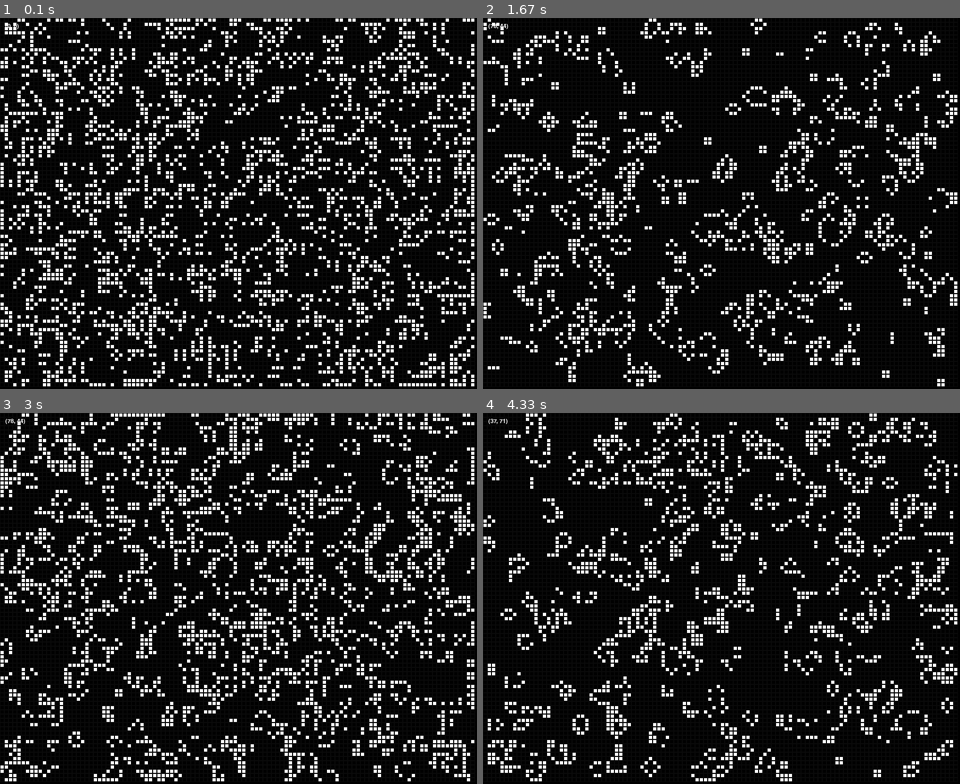
Above: before the commit, frames 1-4 (two rows, left to right).
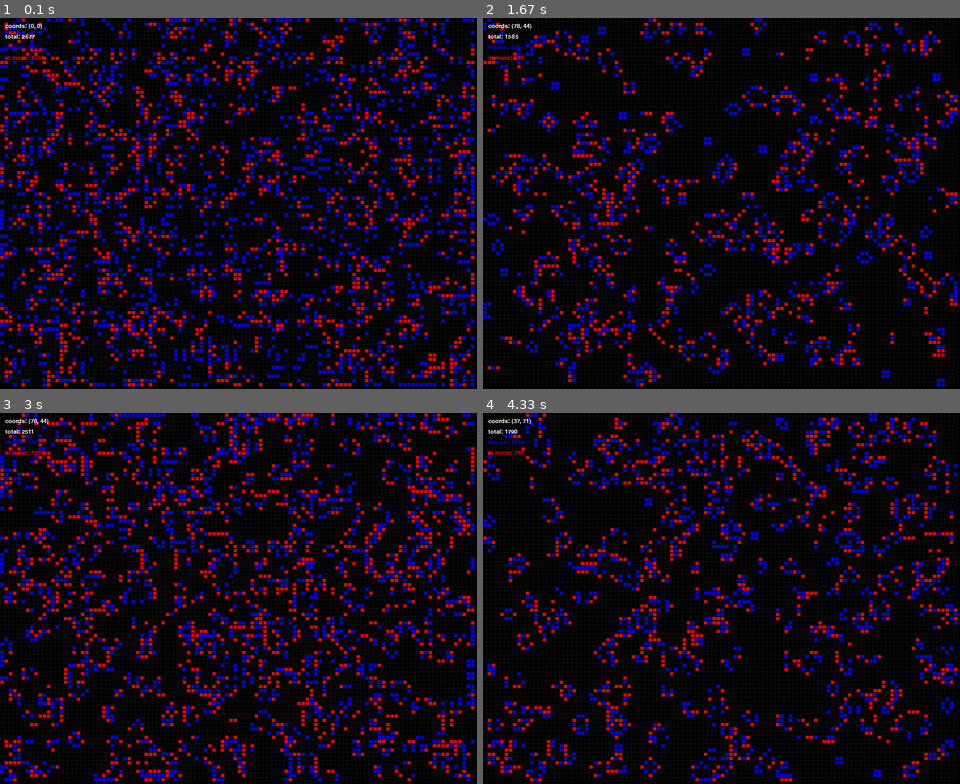
Above: after the commit, the same moments.

Repository: onesch/pygame-GameOfLife
Game: pygame game, started from main.py
Same seed, same stepped clock (60 frames per second), same inputs: the game is played once before the commit and once after it.
Inputs (mouse positions are in pixels of both pictures, inside the frame that each line leads up to):
- Up to frame 1 (0.1 s): no input
- Up to frame 2 (1.67 s): tap 1 at 0.33 s; tap 2 at 0.67 s; press the mouse at (554, 21) at 1.1 s; move the mouse to (683, 114) at 1.2 s; move the mouse to (816, 207) at 1.3 s; release the mouse at (816, 207) at 1.33 s; tap Space at 1.47 s
- Up to frame 3 (3 s): tap Space at 1.87 s; tap C at 2.27 s; hold R from 2.67 s (still down)
- Up to frame 4 (4.33 s): release R at 3.13 s; press the mouse at (521, 416) at 3.2 s; move the mouse to (697, 550) at 3.3 s; release the mouse at (869, 687) at 3.43 s; press the mouse at (492, 416) at 3.6 s; move the mouse to (692, 468) at 3.7 s; release the mouse at (888, 524) at 3.83 s; move the mouse to (649, 416) at 3.97 s; press the mouse at (649, 416) at 4 s; move the mouse to (645, 565) at 4.1 s; release the mouse at (640, 717) at 4.23 s

The runs differ from the first frame. In frame 1, 15% of the frame differs, in the area x 0-100%, y 0-100%; in frame 2, 9.2%; in frame 3, 15%; in frame 4, 10%.

Commit message:
added - core file, patterns folder which stores the cell type, classes folder. improved files using flake8 and black-admin, cell, game.

Diff:
--- a/cell.py
+++ /dev/null
@@ -1,36 +0,0 @@
-import pygame
-
-
-class Cell:
-    def __init__(self, x, y, size):
-        self.x = x
-        self.y = y
-        self.size = size
-        self.is_alive = False
-        self.hovered = False  # Флаг для отслеживания наведения мыши на клетку
-
-    def draw(self, surface):
-        color = (
-            (0, 255, 0)
-            if self.hovered
-            else (255, 255, 255) if self.is_alive else (0, 0, 0)
-        )
-        pygame.draw.rect(
-            surface,
-            color,
-            (self.x * self.size, self.y * self.size, self.size, self.size),
-        )
-        pygame.draw.rect(
-            surface,
-            (10, 10, 10),
-            (self.x * self.size, self.y * self.size, self.size, self.size),
-            1,
-        )
-
-    def check_hover(self, pos):
-        # Проверка, находится ли позиция мыши над клеткой
-        x, y = pos
-        cell_rect = pygame.Rect(
-            self.x * self.size, self.y * self.size, self.size, self.size
-        )
-        self.hovered = cell_rect.collidepoint(x, y)
--- a/admin.py
+++ b/classes/admin.py
@@ -3,17 +3,16 @@
 
 
 class Admin:
-    def __init__(
-        self, game, game_time
-    ):  # Принимаем объект игры и значение GAME_TIME в качестве параметров
-        self.game = game  # Сохраняем объект игры для дальнейшего использования
+    # Принимаем объект игры и значение GAME_TIME в качестве параметров
+    def __init__(self, game, game_time):
+        # Сохраняем объект игры для дальнейшего использования
+        self.game = game
         self.game_paused = False
         self.last_space_press_time = 0
         self.build_mode = False
         self.current_cube_size = 2
-        self.game_time = (
-            game_time  # Сохраняем значение GAME_TIME для дальнейшего использования
-        )
+        # Сохраняем значение GAME_TIME для дальнейшего использования
+        self.game_time = game_time
 
     def controls(self):
         keys = pygame.key.get_pressed()
@@ -28,33 +27,36 @@
 
         elif keys[pygame.K_SPACE]:
             if self.check_delay():
-                if self.game_paused == False:
+                if not self.game_paused:
                     self.game_paused = True
                     print(f"[space] game: paused | game_paused: {self.game_paused}")
-                elif self.game_paused == True:
+
+                elif self.game_paused:
                     self.game_paused = False
                     print(f"[space] game: resume | game_paused: {self.game_paused}")
 
         elif keys[pygame.K_r]:
             if self.check_delay():
                 self.game.randomize_cells()
-                print(f"[r] game: random cells | game.randomize_cells()")
+                print("[r] game: random cells | game.randomize_cells()")
 
         elif keys[pygame.K_c]:
             if self.check_delay():
                 for row in self.game.grid:
                     for cell in row:
                         cell.is_alive = False
-                print(f"[с] game: clear all cells | cell.is_alive: False")
+                print("[с] game: clear all cells | cell.is_alive: False")
 
         elif keys[pygame.K_1]:
             x, y = self.game.mouse_coords
-            self.game.block2x2(x // self.game.cell_size, y // self.game.cell_size)
+            self.game.block2x2(x // self.game.cell_size,
+                               y // self.game.cell_size)
 
         elif keys[pygame.K_2]:
             if self.check_delay():
                 x, y = self.game.mouse_coords
-                self.game.planer(x // self.game.cell_size, y // self.game.cell_size)
+                self.game.planer(x // self.game.cell_size,
+                                 y // self.game.cell_size)
 
         elif keys[pygame.K_3]:
             if self.check_delay():
--- /dev/null
+++ b/classes/cell.py
@@ -0,0 +1,36 @@
+import pygame
+
+
+class Cell:
+    def __init__(self, x, y, size):
+        self.x = x
+        self.y = y
+        self.size = size
+        self.is_alive = False
+        self.hovered = False
+        self.color = (255, 255, 255)
+
+    def draw(self, surface):
+        color = (self.color if self.is_alive else (0, 0, 0))
+
+        if self.hovered:
+            color = (255, 255, 0)
+
+        pygame.draw.rect(
+            surface,
+            color,
+            (self.x * self.size, self.y * self.size, self.size, self.size),
+        )
+        pygame.draw.rect(
+            surface,
+            (10, 10, 10),
+            (self.x * self.size, self.y * self.size, self.size, self.size),
+            1,
+        )
+
+    def check_hover(self, pos):
+        mx, my = pos
+        if self.x * self.size <= mx < (self.x + 1) * self.size and self.y * self.size <= my < (self.y + 1) * self.size:
+            self.hovered = True
+        else:
+            self.hovered = False
--- a/game.py
+++ b/classes/game.py
@@ -1,6 +1,9 @@
-from cell import Cell
 import pygame
 import random
+from classes.cell import Cell
+from patterns.block2x2 import block2x2_pattern
+from patterns.planer import planer_pattern
+from patterns.z_to_planers import z_to_planers_pattern
 
 
 class GameOfLife:
@@ -9,47 +12,28 @@
         self.height = height
         self.cell_size = cell_size
         self.grid = [
-            [Cell(x, y, cell_size) for x in range(width)] for y in range(height)
+            [Cell(x, y, cell_size)
+             for x in range(width)] for y in range(height)
+        ]
+        self.previous_states = [
+            [False for x in range(width)] for y in range(height)
         ]
         self.mouse_coords = (0, 0)
 
     def block2x2(self, x, y):
-        pattern = [
-            (0, 0),
-            (1, 0),
-            (0, 1),
-            (1, 1),
-        ]
-
-        for dx, dy in pattern:
+        for dx, dy in block2x2_pattern:
             new_x, new_y = x + dx, y + dy
             if 0 <= new_x < self.width and 0 <= new_y < self.height:
                 self.grid[new_y][new_x].is_alive = True
 
     def planer(self, x, y):
-        pattern = [
-            (0, 0),
-            (2, 0),
-            (1, 1),
-            (2, 1),
-            (1, 2),
-        ]
-
-        for dx, dy in pattern:
+        for dx, dy in planer_pattern:
             new_x, new_y = x + dx, y + dy
             if 0 <= new_x < self.width and 0 <= new_y < self.height:
                 self.grid[new_y][new_x].is_alive = True
 
     def z_to_planers(self, x, y):
-        pattern = [
-        (0, 0), (1, 0), (2, 0), (3, 0), (4, 0),
-                                (3, 1),
-                        (2, 2),
-                (1, 3),
-        (0, 4), (1, 4), (2, 4), (3, 4), (4, 4),
-        ]
-
-        for dx, dy in pattern:
+        for dx, dy in z_to_planers_pattern:
             new_x, new_y = x + dx, y + dy
             if 0 <= new_x < self.width and 0 <= new_y < self.height:
                 self.grid[new_y][new_x].is_alive = True
@@ -68,7 +52,12 @@
         for y, row in enumerate(self.grid):
             for x, cell in enumerate(row):
                 neighbors = self.count_neighbors(x, y)
-                new_grid[y][x].is_alive = self.apply_rules(cell.is_alive, neighbors)
+                new_grid[y][x].is_alive = self.apply_rules(
+                    cell.is_alive, neighbors)
+
+        self.previous_states = [
+            [cell.is_alive for cell in row] for row in self.grid
+        ]
 
         self.grid = new_grid
 
@@ -88,7 +77,7 @@
         return neighbors
 
     def apply_rules(self, current_state, neighbors):
-        if current_state == 1 and (neighbors < 2 or neighbors > 3):
+        if current_state == 1 and neighbors < 2 or neighbors > 3:
             return 0  # Условие для "живой" клетки
         elif current_state == 0 and neighbors == 3:
             return 1  # Условие для "мертвой" клетки, у которой ровно 3 соседа
@@ -99,11 +88,15 @@
         surface.fill((0, 0, 0))
         for y, row in enumerate(self.grid):
             for x, cell in enumerate(row):
+                if cell.is_alive:
+                    if cell.is_alive == self.previous_states[y][x]:
+                        cell.color = (0, 0, 255)  # Синий для застывших клеток
+                    else:
+                        cell.color = (255, 0, 0)  # Красный для клеток в движении
                 cell.draw(surface)
 
-        self.draw_cell_coordinates(
-            surface, self.mouse_coords
-        )  # Отрисовываем координаты клеток в углу
+        self.draw_info(surface, self.mouse_coords)
+
         pygame.display.flip()
 
     def handle_mouse_motion(self, pos):
@@ -112,9 +105,41 @@
                 cell.check_hover(pos)
         self.mouse_coords = pos
 
-    def draw_cell_coordinates(self, surface, mouse_coords):
+    def draw_info(self, surface, mouse_coords):
         font = pygame.font.Font(None, 16)
-        x, y = mouse_coords  # Получаем координаты мыши
+        x, y = mouse_coords
         cell_coords = f"({x // self.cell_size}, {y // self.cell_size})"
-        text_surface = font.render(cell_coords, True, (255, 255, 255))
-        surface.blit(text_surface, (10, 10))  # x,y
+
+        total_cells = 0
+        static_cells = 0
+        dynamic_cells = 0
+
+        for y, row in enumerate(self.grid):
+            for x, cell in enumerate(row):
+                if cell.is_alive:
+                    total_cells += 1
+                    if cell.is_alive == self.previous_states[y][x]:
+                        static_cells += 1
+                    else:
+                        dynamic_cells += 1
+
+        info_text = (
+            f"coords: {cell_coords}\n"
+            f"total: {total_cells}\n"
+            f"frozen: {static_cells}\n"
+            f"in move: {dynamic_cells}"
+        )
+
+        y_offset = 10
+        for line in info_text.split('\n'):
+            color = (255, 255, 255)
+            if "frozen" in line:
+                color = (0, 0, 255)  # Синий для текста frozen
+            elif "in move" in line:
+                color = (255, 0, 0)  # Красный для текста in move
+            text_surface = font.render(line, True, color)
+            surface.blit(text_surface, (10, y_offset))
+            y_offset += 20
+
+
+# Остальной код класса Cell and обработка событий Pygame должны быть определены отдельно.
--- /dev/null
+++ b/core/core.py
@@ -0,0 +1,53 @@
+import pygame
+from classes.game import GameOfLife
+from classes.admin import Admin
+
+# Параметры
+width, height = 900, 700
+cell_size = 8
+GAME_TIME = 100
+
+# Создание экрана
+screen = pygame.display.set_mode((width, height))
+pygame.display.set_caption("Game of Life")
+
+# Создание объекта игры
+game = GameOfLife(width // cell_size, height // cell_size, cell_size)
+game.randomize_cells()
+
+# Создание объекта игрока и передача объекта игры
+# и значения GAME_TIME в конструктор
+admin = Admin(game, GAME_TIME)
+
+
+def start_game():
+    running = True
+    while running:
+        for event in pygame.event.get():
+            if event.type == pygame.QUIT:
+                running = False
+            elif event.type == pygame.MOUSEBUTTONDOWN:
+                if event.button == 1:
+                    x, y = event.pos
+                    x //= cell_size
+                    y //= cell_size
+                    game.grid[y][x].is_alive = not game.grid[y][x].is_alive
+            elif event.type == pygame.MOUSEMOTION:
+                game.handle_mouse_motion(event.pos)
+
+        admin.controls()
+
+        # Передача текущего значения GAME_TIME
+        # из объекта администратора в основной цикл
+        GAME_TIME = admin.game_time
+
+        if not admin.game_paused:
+            game.update()
+
+        # Обновление экрана
+        game.draw(screen)
+        pygame.display.flip()
+
+        # Задержка для
+        # контроля скорости обновления
+        pygame.time.delay(GAME_TIME)
--- a/main.py
+++ b/main.py
@@ -1,51 +1,6 @@
 import pygame
-from game import GameOfLife
-from admin import Admin
+from core.core import start_game
 
-# Инициализация Pygame
+
 pygame.init()
-
-# Параметры
-width, height = 900, 700
-cell_size = 8
-GAME_TIME = 100
-
-# Создание объекта игры
-game = GameOfLife(width // cell_size, height // cell_size, cell_size)
-game.randomize_cells()
-
-# Создание экрана
-screen = pygame.display.set_mode((width, height))
-pygame.display.set_caption("Game of Life")
-
-# Создание объекта администратора и передача объекта игры и значения GAME_TIME в конструктор
-admin = Admin(game, GAME_TIME)
-
-running = True
-while running:
-    for event in pygame.event.get():
-        if event.type == pygame.QUIT:
-            running = False
-        elif event.type == pygame.MOUSEBUTTONDOWN:
-            if event.button == 1:
-                x, y = event.pos
-                x //= cell_size
-                y //= cell_size
-                game.grid[y][x].is_alive = not game.grid[y][x].is_alive
-        elif event.type == pygame.MOUSEMOTION:
-            game.handle_mouse_motion(event.pos)
-
-    admin.controls()
-
-    # Передача текущего значения GAME_TIME из объекта администратора в основной цикл
-    GAME_TIME = admin.game_time
-
-    if not admin.game_paused:
-        game.update()
-
-    # Обновление экрана
-    game.draw(screen)
-    pygame.display.flip()
-
-    # Задержка для контроля скорости обновления
-    pygame.time.delay(GAME_TIME)
+start_game()
--- /dev/null
+++ b/patterns/block2x2.py
@@ -0,0 +1,9 @@
+#   (0, 0), (1, 0),
+#   (0, 1), (1, 1),
+
+block2x2_pattern = [
+    (0, 0),
+    (1, 0),
+    (0, 1),
+    (1, 1),
+]
--- /dev/null
+++ b/patterns/planer.py
@@ -0,0 +1,12 @@
+#    (0, 0),       (2, 0),
+#           (1, 1),(1, 2),
+#           (2, 1),
+#
+
+planer_pattern = [
+    (0, 0),
+    (2, 0),
+    (1, 1),
+    (2, 1),
+    (1, 2),
+]
--- /dev/null
+++ b/patterns/z_to_planers.py
@@ -0,0 +1,13 @@
+#        (0, 0), (1, 0), (2, 0), (3, 0), (4, 0),
+#                                (3, 1),
+#                        (2, 2),
+#                (1, 3),
+#        (0, 4), (1, 4), (2, 4), (3, 4), (4, 4),
+
+z_to_planers_pattern = [
+    (0, 0), (1, 0), (2, 0), (3, 0), (4, 0),
+    (3, 1),
+    (2, 2),
+    (1, 3),
+    (0, 4), (1, 4), (2, 4), (3, 4), (4, 4),
+]
